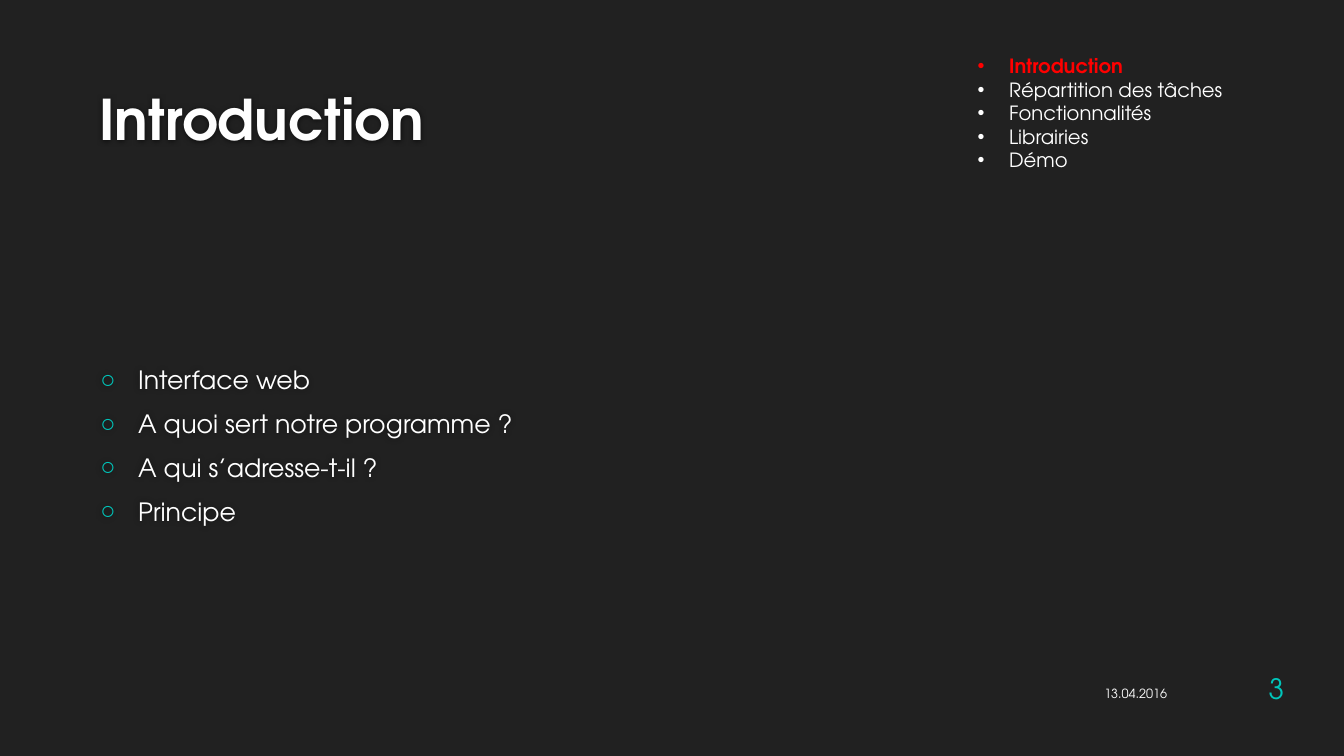
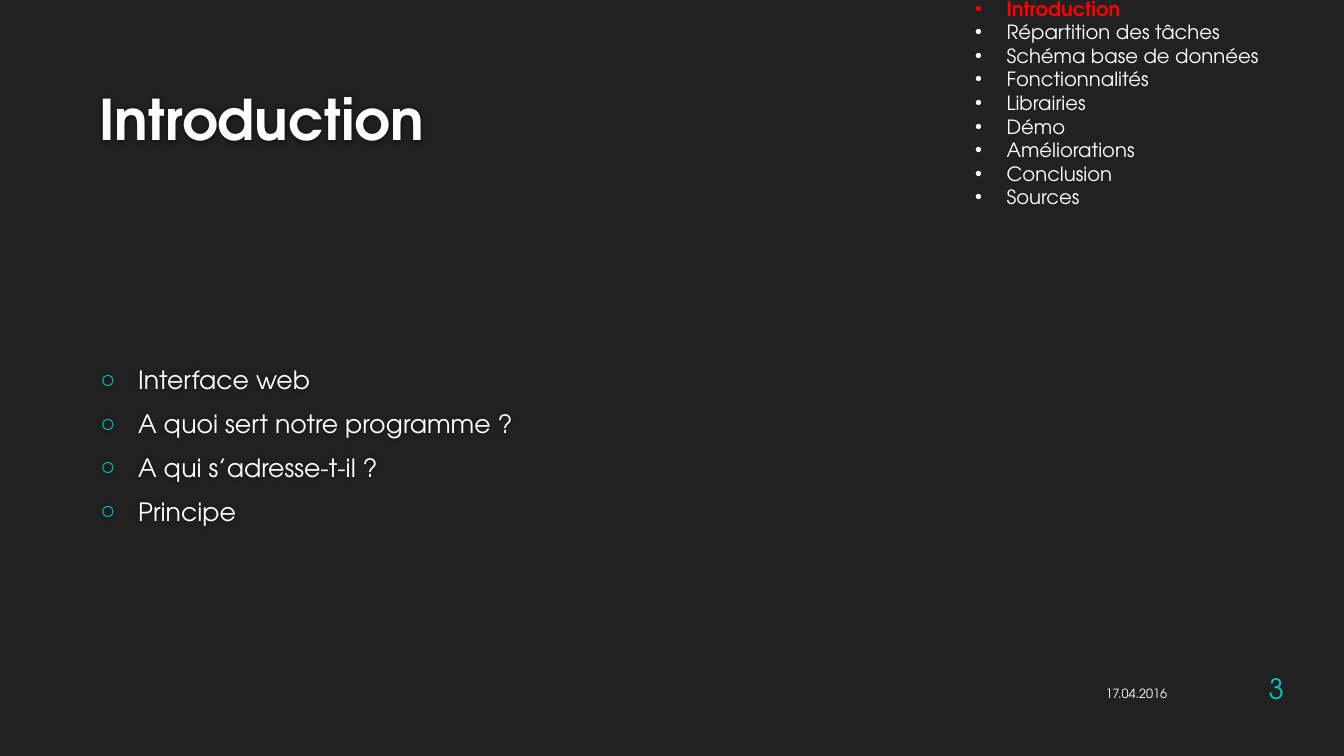
Before and after one commit to HE-Arc/LocationMateriel, a slide deck: slide 3 of ProjetRubyDoc/Presentation_RentArt.pptx. Drawn at 1344x756 pixels with LibreOffice and Linux fonts; fonts in the diff are those of the drawing; background and template pictures are left out. Boxes give left, top, right and bottom in pixels: in the first picture for what was removed or moved away, otherwise in the second. Text is boxed around its words. In the diff, an @@ line names an element or a change of style, - is before the commit and + after.

```diff
--- a/ProjetRubyDoc/Presentation_RentArt.pptx
+++ b/ProjetRubyDoc/Presentation_RentArt.pptx
@@ text "Introduction": place and size @@
-text "Introduction" at <box>1009,58,1223,168</box>
+text "Introduction" at <box>1007,1,1258,205</box>
@@ text at <box>1007,48,1258,73</box>: paragraph added @@
+• Schéma base de données
@@ text at <box>1007,142,1135,205</box>: paragraphs added @@
+• Améliorations
+• Conclusion
+• Sources
@@ text at <box>1106,688,1167,698</box>: text changed @@
-13.04.2016
+17.04.2016
```
Also in this commit, not shown: 10 other slides changed, 4 slides added.
